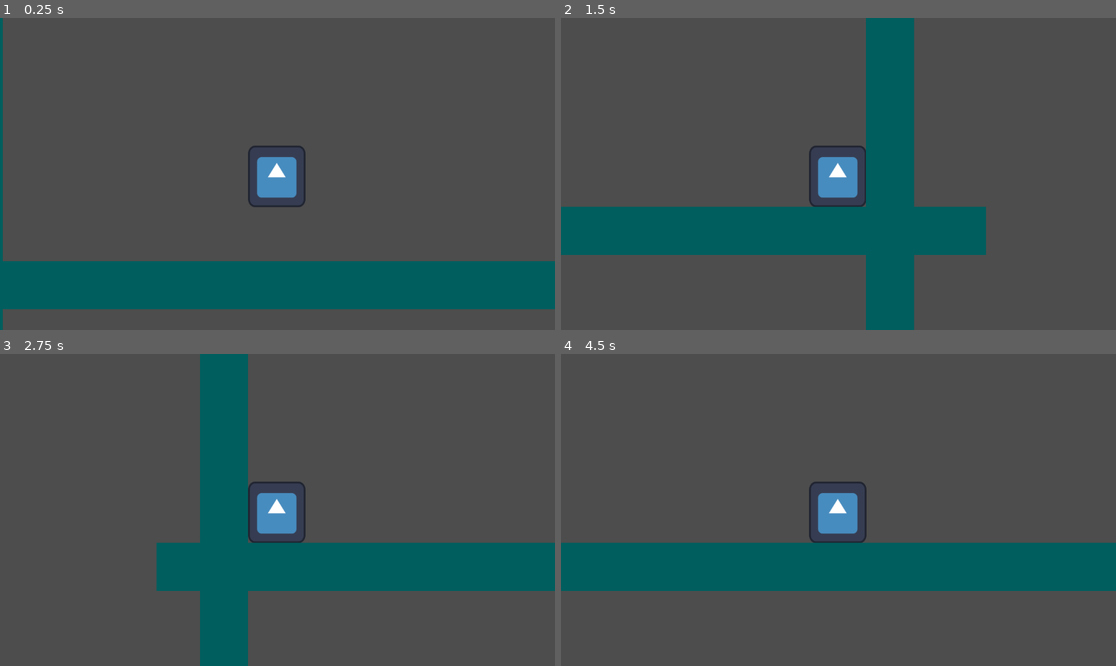
Above: before the commit, frames 1-4 (two rows, left to right).
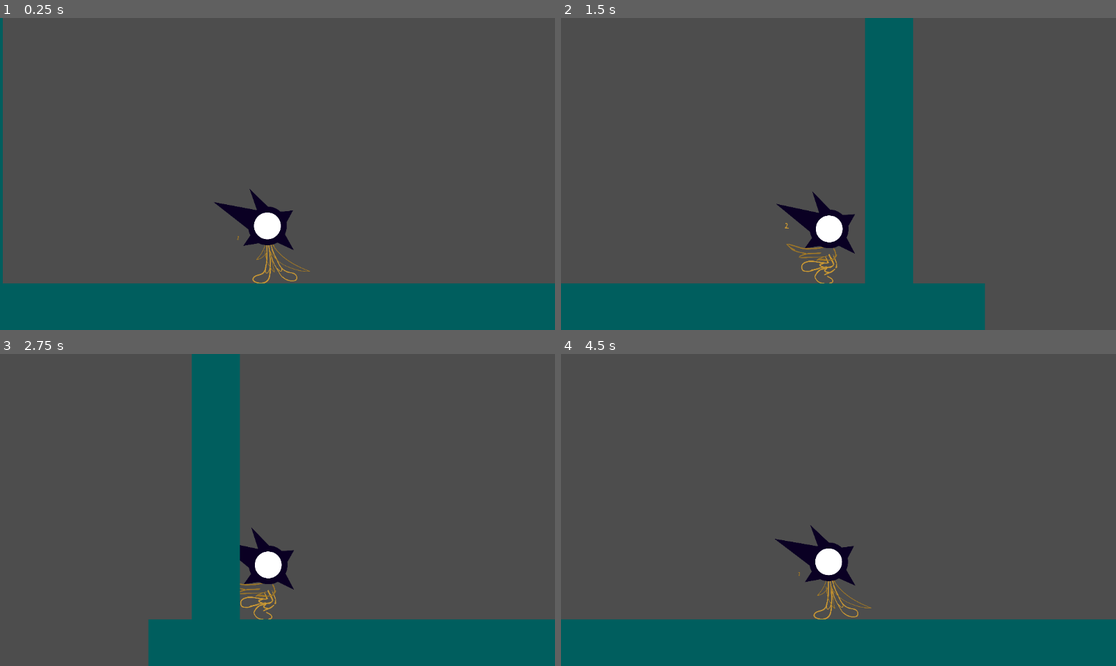
Above: after the commit, the same moments.

Repository: nicolaseschneider/bossrush
Game: Godot game, scene res://main_scene.tscn
Two runs of this game, one before a commit and one after it. Both use one fixed random seed, a clock stepped at 60 frames per second and the inputs below. The engine's default icon, where the game draws it, is replaced by a stand-in: a white triangle on a blue panel in a dark square.
Inputs:
- Up to frame 1 (0.25 s): no input
- Up to frame 2 (1.5 s): hold D (move_right) from 0.53 s (still down); tap Shift (boost) at 0.6, 1.35 s; tap Space (jump) at 0.77 s
- Up to frame 3 (2.75 s): tap Space (jump) at 1.52 s; release D (move_right) at 2.03 s; hold Left (move_left) from 2.03 s (still down); tap Shift (boost) at 2.1 s
- Up to frame 4 (4.5 s): release Left (move_left) at 2.78 s; hold D (move_right) 2.78-4.28 s; tap Shift (boost) at 2.85, 3.6, 4.35 s; tap Space (jump) at 3.02, 3.77 s; hold Left (move_left) from 4.28 s (still down)

The runs differ from the first frame. In frame 1, 16% of the frame differs, in the area x 0-100%, y 40-100%; in frame 2, 22%; in frame 3, 23%; in frame 4, 32%.

Commit message:
Winky Movement
Added Winky Sprites, add one direction run direction, and idle animation.

Diff:
--- a/project.godot
+++ b/project.godot
@@ -12,7 +12,7 @@
 
 config/name="BossRushGameJam"
 run/main_scene="res://main_scene.tscn"
-config/features=PackedStringArray("4.1", "GL Compatibility")
+config/features=PackedStringArray("4.2", "GL Compatibility")
 config/icon="res://icon.svg"
 
 [input]
--- a/scenes/player.tscn
+++ b/scenes/player.tscn
@@ -1,22 +1,65 @@
-[gd_scene load_steps=4 format=3 uid="uid://dpt0dfqnlam8k"]
+[gd_scene load_steps=9 format=3 uid="uid://dpt0dfqnlam8k"]
 
-[ext_resource type="Texture2D" uid="uid://pq8rgyn4utuw" path="res://icon.svg" id="1_cy58l"]
 [ext_resource type="Script" path="res://scripts/player.gd" id="1_n163l"]
+[ext_resource type="Texture2D" uid="uid://is5aeq1j2ahu" path="res://Winky Sprites/Winky Idle 2 Left.png" id="2_11kuw"]
+[ext_resource type="Texture2D" uid="uid://drfb3ngmjgxca" path="res://Winky Sprites/Winky Idle 3 Left.png" id="3_yl35b"]
+[ext_resource type="Texture2D" uid="uid://du1oy5pycbh5w" path="res://Winky Sprites/Winky Idle 4 Left.png" id="4_brdyp"]
+[ext_resource type="Texture2D" uid="uid://bb24r72gnb4gg" path="res://Winky Sprites/Winky Dash 1 Right.png" id="5_jcisu"]
+[ext_resource type="Texture2D" uid="uid://cm6xe8l5qvlfq" path="res://Winky Sprites/Winky Dash 2 Right.png" id="6_xk32t"]
 
-[sub_resource type="RectangleShape2D" id="RectangleShape2D_7ef7n"]
-size = Vector2(119, 129)
+[sub_resource type="SpriteFrames" id="SpriteFrames_2wbjp"]
+animations = [{
+"frames": [{
+"duration": 1.0,
+"texture": ExtResource("2_11kuw")
+}, {
+"duration": 1.0,
+"texture": ExtResource("3_yl35b")
+}, {
+"duration": 1.0,
+"texture": ExtResource("4_brdyp")
+}],
+"loop": true,
+"name": &"Idle",
+"speed": 5.0
+}, {
+"frames": [{
+"duration": 1.0,
+"texture": ExtResource("5_jcisu")
+}, {
+"duration": 1.0,
+"texture": ExtResource("6_xk32t")
+}],
+"loop": true,
+"name": &"Run",
+"speed": 5.0
+}, {
+"frames": [],
+"loop": true,
+"name": &"new_animation_1",
+"speed": 5.0
+}]
+
+[sub_resource type="CapsuleShape2D" id="CapsuleShape2D_2yohx"]
+radius = 67.0
+height = 166.0
 
 [node name="Player" type="CharacterBody2D"]
 position = Vector2(76, 44)
 script = ExtResource("1_n163l")
 
-[node name="Sprite2D" type="Sprite2D" parent="."]
-position = Vector2(-1.5, 5)
-scale = Vector2(0.929687, 1)
-texture = ExtResource("1_cy58l")
+[node name="AnimatedSprite2D" type="AnimatedSprite2D" parent="."]
+position = Vector2(-27, 100)
+scale = Vector2(0.257407, 0.257407)
+sprite_frames = SubResource("SpriteFrames_2wbjp")
+animation = &"Idle"
 
 [node name="CollisionShape2D" type="CollisionShape2D" parent="."]
-position = Vector2(-1.50006, 3)
-shape = SubResource("RectangleShape2D_7ef7n")
+position = Vector2(-11, 144)
+shape = SubResource("CapsuleShape2D_2yohx")
 
 [node name="Camera2D" type="Camera2D" parent="."]
+
+[node name="AnimationPlayer" type="AnimationPlayer" parent="."]
+
+[node name="AnimationTree" type="AnimationTree" parent="."]
--- a/scripts/player.gd
+++ b/scripts/player.gd
@@ -13,18 +13,23 @@
 
 var REMAINING_BOOSTS = 1
 var CURRENT_JUMPS = 1
+
+@onready var anim = get_node("AnimatedSprite2D")
+func _ready():
+	anim.play("Idle")
+
 # Get the gravity from the project settings to be synced with RigidBody nodes.
 func _physics_process(delta):
 	var input_dir: Vector2 = input()
 	if input_dir != Vector2.ZERO && !beyond_top_speed():
 		print(velocity.x)
 		add_acceleration(input_dir)
-		# play run animation here -> write the script
+		anim.play("Run") # play run animation here -> write the script
 		# play_animation()
 		boost(input_dir)
 	else:
 		add_friction()
-		# play_animation()
+		anim.play("Idle") # play_animation()
 	jump()
 	player_movement()
 
Binary file added: Winky Sprites/Winky Dash 1 Left.png
Not shown, added: Winky Sprites/Winky Dash 1 Left.png.import
Binary file added: Winky Sprites/Winky Dash 1 Right.png
Not shown, added: Winky Sprites/Winky Dash 1 Right.png.import
Binary file added: Winky Sprites/Winky Dash 2 Right.png
Not shown, added: Winky Sprites/Winky Dash 2 Right.png.import
Binary file added: Winky Sprites/Winky Idle 2 Left.png
Not shown, added: Winky Sprites/Winky Idle 2 Left.png.import
Binary file added: Winky Sprites/Winky Idle 3 Left.png
Not shown, added: Winky Sprites/Winky Idle 3 Left.png.import
Binary file added: Winky Sprites/Winky Idle 4 Left.png
Not shown, added: Winky Sprites/Winky Idle 4 Left.png.import
(and 58 more such lines)
